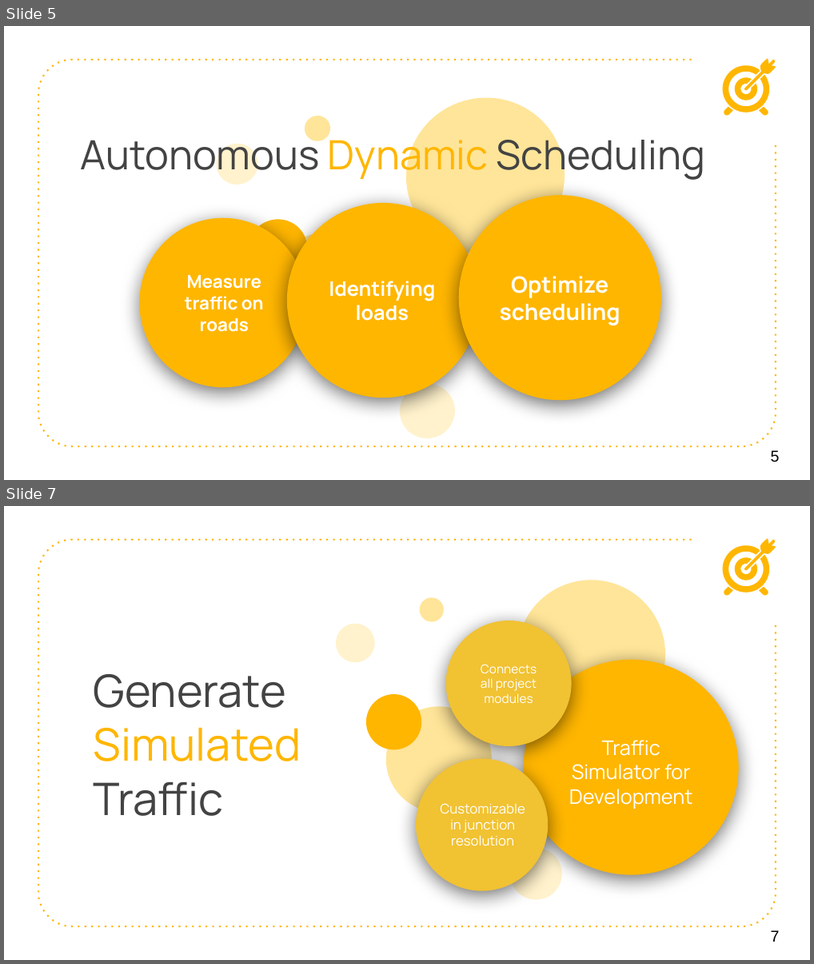
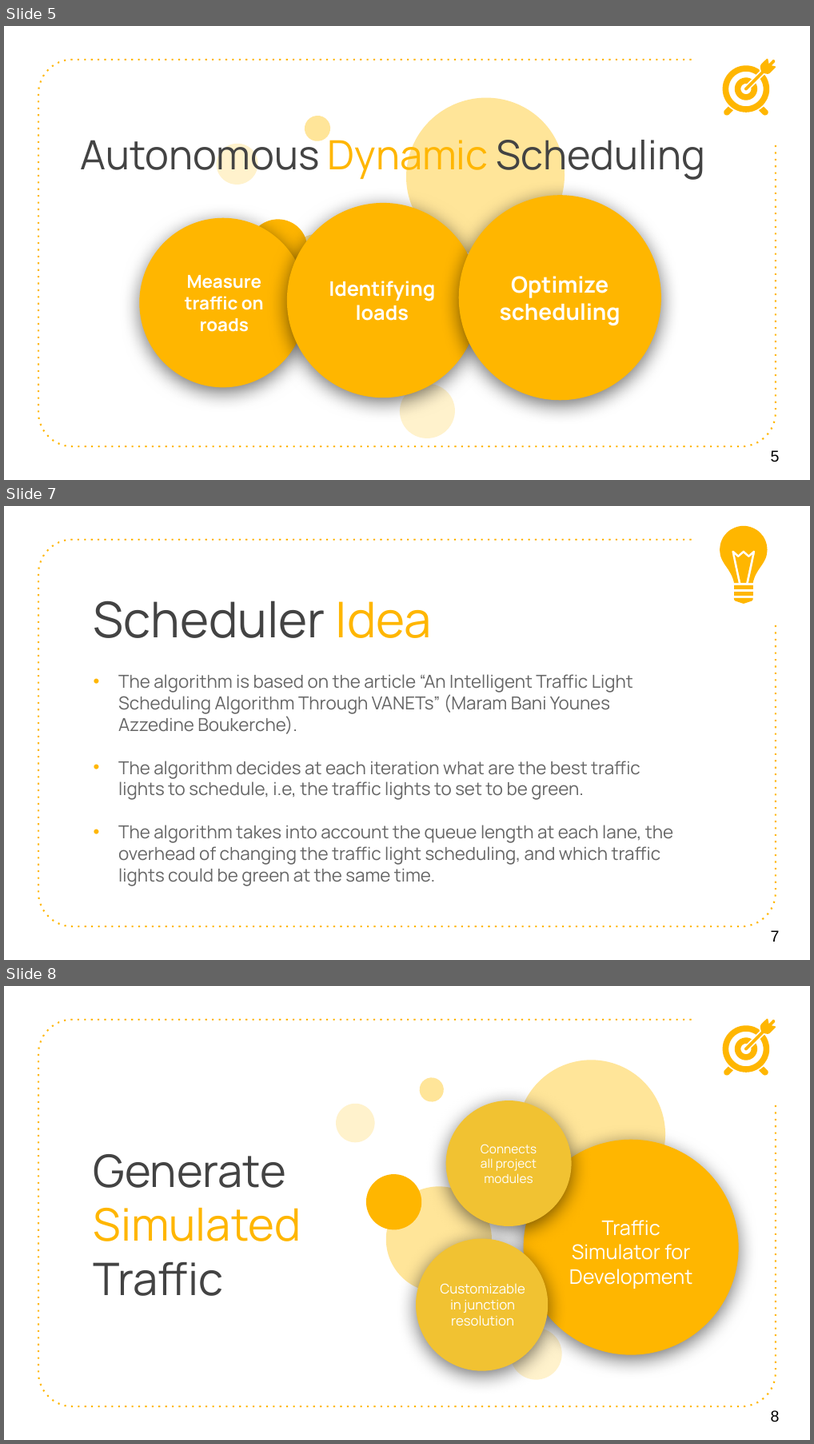
Before and after one commit to M20190649/SummitBTW, a slide deck: materials/endOfSemseter.pptx. Shown one above the other, each under a label of ours: slides 5 and 7 before the commit, slides 5, 7 and 8 after it; the slides between them are not shown. The pictures are 814x964 and 814x1444 pixels, drawn with LibreOffice and Linux fonts; fonts in the diff are those of the drawing. Boxes give left, top, right and bottom in pixels: in the first picture for what was removed or moved away, otherwise in the second. Text is boxed around its words. In the diff, an @@ line names an element or a change of style, - is before the commit and + after.

```diff
--- a/materials/endOfSemseter.pptx
+++ b/materials/endOfSemseter.pptx
@@ slide 7 added at <box>4,506,810,960</box>, background #FFFFFF; not listed: 1 template element that a slide beside it also shows @@
@@ group added at <box>720,526,768,604</box>: 5 freeform shapes @@
@@ title added at <box>94,600,432,638</box>, 44 pt, text #434343 @@
+Scheduler Idea
@@ text added at <box>118,674,674,882</box>, 16 pt, text #666666 @@
+• The algorithm is based on the article “An Intelligent Traffic Light Scheduling Algorithm Through VANETs” (Maram Bani Younes Azzedine Boukerche).
+• The algorithm decides at each iteration what are the best traffic lights to schedule, i.e, the traffic lights to set to be green.
+• The algorithm takes into account the queue length at each lane, the overhead of changing the traffic light scheduling, and which traffic lights could be green at the same time.
@@ page number added at <box>771,930,780,941</box>, 14 pt, text #000000 @@
+7
@@ what was slide 7 is now slide 8 @@
@@ page number at <box>771,1410,780,1422</box>: text changed @@
-7
+8
```
Also in this commit, not shown: 3 slides changed.
